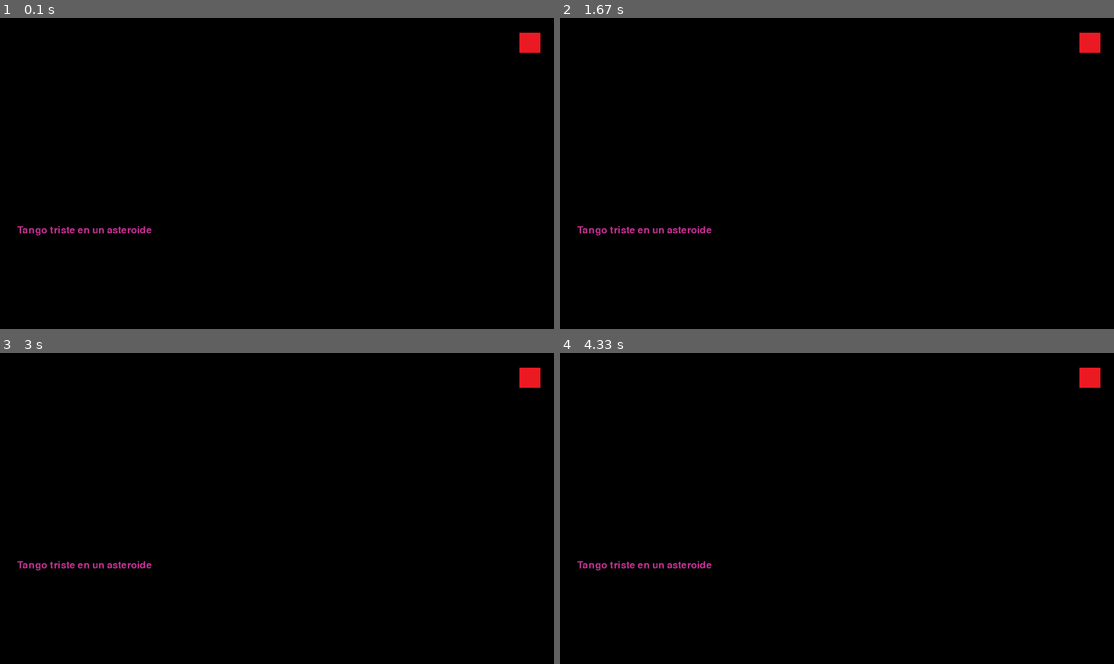
Above: before the commit, frames 1-4 (two rows, left to right).
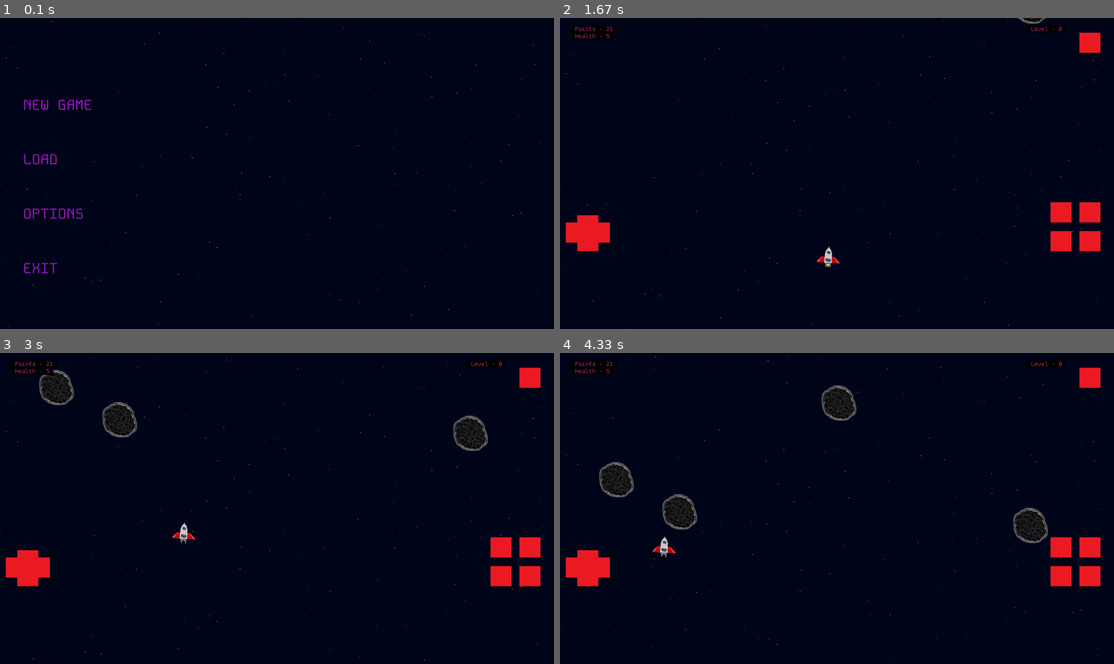
Above: after the commit, the same moments.

Repository: MicaelaEdith/spacecraftGame-pygame
Game: pygame game, started from main.py
Two runs of this game, one before a commit and one after it. Both use one fixed random seed, a clock stepped at 60 frames per second and the inputs below.
Inputs (mouse positions are in pixels of both pictures, inside the frame that each line leads up to):
- Up to frame 1 (0.1 s): no input
- Up to frame 2 (1.67 s): press the mouse at (615, 105) at 0.37 s; move the mouse to (737, 185) at 0.47 s; release the mouse at (853, 266) at 0.6 s; press the mouse at (587, 226) at 1.2 s; move the mouse to (626, 217) at 1.3 s; release the mouse at (659, 210) at 1.43 s; press the mouse at (576, 232) at 1.53 s; move the mouse to (781, 142) at 1.63 s
- Up to frame 3 (3 s): release the mouse at (421, 390) at 1.77 s; click (38, 567) at 1.88 s; press the mouse at (27, 576) at 2.2 s; move the mouse to (210, 533) at 2.3 s; release the mouse at (387, 489) at 2.43 s; click (27, 561) at 2.88 s
- Up to frame 4 (4.33 s): press the mouse at (587, 561) at 3.87 s; move the mouse to (692, 505) at 3.97 s; release the mouse at (798, 449) at 4.1 s

The runs differ from the first frame. In frame 1, 1.3% of the frame differs, in the area x 0-99%, y 0-100%; in frame 2, 2.4%; in frame 3, 3.6%; in frame 4, 4.0%.

Commit message:
add main menu

Diff:
--- a/data.py
+++ b/data.py
@@ -4,7 +4,7 @@
 class Data:
     def __init__(self, filename):
         self.filename = filename
-        self.fieldnames = ['name', 'level', 'checkpoint', 'health', 'points', 'mejoras']
+        self.fieldnames = ['name', 'level', 'checkpoint', 'health', 'points', 'enhances']
         # Crea el archivo si no existe
         if not os.path.isfile(self.filename):
             self.create_file()
--- a/main.py
+++ b/main.py
@@ -1,9 +1,10 @@
 import pygame
 import os
 import sys
+import time
 from playerController import Player
-from map import Deep, Starts, Meteorite
-from menu import Menu, Pause, Button
+from map import Deep, Starts, Meteorite, Status
+from menu import Menu, MainMenu, Pause, Button
 
 pygame.init()
 
@@ -17,6 +18,8 @@
 alpha = 5
 level = 0
 up_level = 0
+menus=1
+status = Status(screenWidth, screenHeight)
 
 clock = pygame.time.Clock()
 start = True
@@ -31,6 +34,7 @@
 
 # Menú principal y pausa
 menu = Menu(screenWidth, screenHeight)
+main_menu = MainMenu(screenWidth,screenHeight)
 start_menu = Pause(screenWidth, screenHeight)
 
 # Inicialización del jugador y el fondo de estrellas
@@ -38,12 +42,13 @@
 yPosition = int(screenHeight / 100 * 80 + 40)
 player = Player(xPosition, yPosition, screenHeight, screenWidth)
 starts1 = Starts(screenWidth, screenHeight)
+starts1.speed = .4
 starts2 = Starts(screenWidth, screenHeight)
-starts2.speed = .5
+starts2.speed = .2
 starts2.white = (125, 120, 168)
 starts2.quiet = True
 starts3 = Starts(screenWidth, screenHeight)
-starts3.speed = .2
+starts3.speed = .1
 starts3.white = (105, 80, 80)
 starts3.quiet = True
 
@@ -73,21 +78,26 @@
 # Bucle Menu
 while not game:
     for event in pygame.event.get():
-        if event.type == pygame.MOUSEBUTTONDOWN:
-            mouse_pos = pygame.mouse.get_pos()
-            for button in buttons_menu:
-                button.is_clicked(mouse_pos, True)
-            if buttons_menu[0].clicked:
-                buttons_menu[0].clicked = False
-                game = True
-
-    menu.draw(display)
-    for button in buttons_menu:
-        button.draw(display)
-
+        result = main_menu.handle_event(event)
+        if result == 'new_game':
+            time.sleep(0.5)
+            game = True
+        elif result == 'load_game':
+            pass
+        elif result == 'options':
+            pass
+
+    display.fill(blue)
+    main_menu.draw(display)
+    starts1.drawStarts(display)
+    starts2.drawStarts(display)
+    starts3.drawStarts(display)
     pygame.display.flip()
     clock.tick(60)
 
+starts1.speed = 1
+starts2.speed = .5
+starts3.speed = .3
 # Bucle principal
 while game:
     for event in pygame.event.get():
@@ -184,6 +194,8 @@
         player.drawPick(display)
         player.drawExplosion(display)
         player.resetActions()
+        status.updateStatus( player.health ,level)
+        status.draw(display, level, player.health, player.score)
 
         for button in buttons_left + buttons_right + buttons_menu:
             button.draw(display)
--- a/map.py
+++ b/map.py
@@ -145,6 +145,40 @@
         self.positionList[index] = [random.randrange(2, int(self.screenW - 95)), random.randrange(-700, -100)]
         self.rectList[index].topleft = self.positionList[index]
 
+class Status():
+    def __init__(self, screenW, screenH):
+        self.screenW = int(screenW)
+        self.screenH = int(screenH)
+        self.helth_position = 40
+        self.level_position = self.screenW - 300
+        self.font_path = 'Assets/Fonts/KodeMono-VariableFont_wght.ttf'
+        self.font = pygame.font.Font(self.font_path,20)
+        self.text_en = ['Points','Health', 'Level']
+        self.text_es = ['Puntos','Salud', 'Nivel']
+        self.lan_on = 'en'
+        self.health = 0
+        self.level = 0
+
+
+    def updateStatus(self,health, level):
+        self.health = health
+        self.level = level
+
+    def draw(self, display, level, health, points):
+
+        if self.lan_on == 'en':
+            text_list = self.text_en
+        else:
+            text_list = self.text_es
+
+        text_aux0 = self.font.render(" "+text_list[0] + " - " + str(points)+" ",True,(200,50,150),(0,0,0))
+        text_aux1 = self.font.render(" "+text_list[1] + " - " + str(health)+" ",True,(200,50,150),(0,0,0))
+        text_aux2 = self.font.render(" "+text_list[2] + " - " + str(level)+" ",True,(200,50,150),(0,0,0))
+        display.blit(text_aux0,(self.helth_position,25))
+        display.blit(text_aux1,(self.helth_position,50))
+        display.blit(text_aux2,(self.level_position,25))
+
+
 """
 class PlatformSpeed():
     def __init__(self):
--- a/menu.py
+++ b/menu.py
@@ -5,15 +5,79 @@
 		self.init_menu = pygame.Surface((screenWidth, screenHeight))
 		self.init_menu.set_alpha(5)
 		self.init_menu.fill((50,50,50))
-		self.font = pygame.font.Font(None,50)
+		self.font_path = 'Assets/Fonts/KodeMono-VariableFont_wght.ttf'
+		self.font = pygame.font.Font(self.font_path,35)
 		self.text = self.font.render("Tango triste en un asteroide",0,(200,50,150))
 		self.width = screenWidth
 		self.height = screenHeight
 
 	def draw(self, display):
 		display.blit(self.init_menu, (0, 0))
-		display.blit(self.text,(60,self.height / 6 *4))
+		display.blit(self.text,(80,self.height / 6 *4))
 
+class MainMenu():
+    def __init__(self, screenWidth, screenHeight):
+        self.init_menu = pygame.Surface((screenWidth, screenHeight))
+        self.init_menu.set_alpha(5)
+        self.init_menu.fill((50, 50, 50))
+        self.font_path = 'Assets/Fonts/KodeMono-VariableFont_wght.ttf'
+        self.font = pygame.font.Font(self.font_path, 50)
+        self.language = ['en', 'es']
+        self.lan_on = 'en'
+        self.text_en = ['NEW GAME', 'LOAD', 'OPTIONS', 'EXIT']
+        self.text_es = ['JUEGO NUEVO', 'CARGAR', 'OPCIONES', 'SALIR']
+        self.width = screenWidth
+        self.height = screenHeight
+        self.buttons = []
+
+    def draw(self, display):
+        display.blit(self.init_menu, (0, 0))
+        self.buttons = []  # Reinicia la lista de botones
+        contador = 1
+        if self.lan_on == 'en':
+            text_list = self.text_en
+        else:
+            text_list = self.text_es
+
+        mouse_pos = pygame.mouse.get_pos()  # Obtiene la posición actual del mouse
+
+        for i in text_list:
+            text_color = (160, 23, 208)
+            text_aux = self.font.render(i, True, text_color)
+            text_rect = text_aux.get_rect(topleft=(80, self.height / 4 * contador))
+
+            # Verificar si el mouse está sobre el botón
+            if text_rect.collidepoint(mouse_pos):
+                text_color = (251, 206, 60)  # Cambia el color del texto cuando el mouse está sobre él
+                text_aux = self.font.render(i, True, text_color)
+
+            display.blit(text_aux, text_rect.topleft)
+            self.buttons.append((i, text_rect))
+            contador += .7
+
+    def handle_event(self, event):
+        if event.type == pygame.MOUSEBUTTONDOWN:
+            mouse_pos = event.pos
+            for text, rect in self.buttons:
+                if rect.collidepoint(mouse_pos):
+                    return self.handle_click(text)
+        return None
+
+    def handle_click(self, text):
+        if text == 'NEW GAME' or text == 'JUEGO NUEVO':
+            print("Start a new game")
+            return 'new_game'
+        elif text == 'LOAD' or text == 'CARGAR':
+            print("Load game")
+            return 'load_game'
+        elif text == 'OPTIONS' or text == 'OPCIONES':
+            print("Options menu")
+            return 'options'
+        elif text == 'EXIT' or text == 'SALIR':
+            print("Exit game")
+            pygame.quit()
+            exit()
+        return None
 
 class Pause():
 	def __init__(self, screenWidth,screenHeight):
--- a/playerController.py
+++ b/playerController.py
@@ -8,7 +8,7 @@
         self.yPositionInit = int(yPosition)
         self.minXPosition = int(screenWidth / 6)
         self.maxXPosition = int(screenWidth / 6 * 4.5)
-        self.score = 0
+        self.score = 21
         self.speed = 1
         self.health = 5
         self.animation = []
Binary file added: Assets/Fonts/KodeMono-VariableFont_wght.ttf
